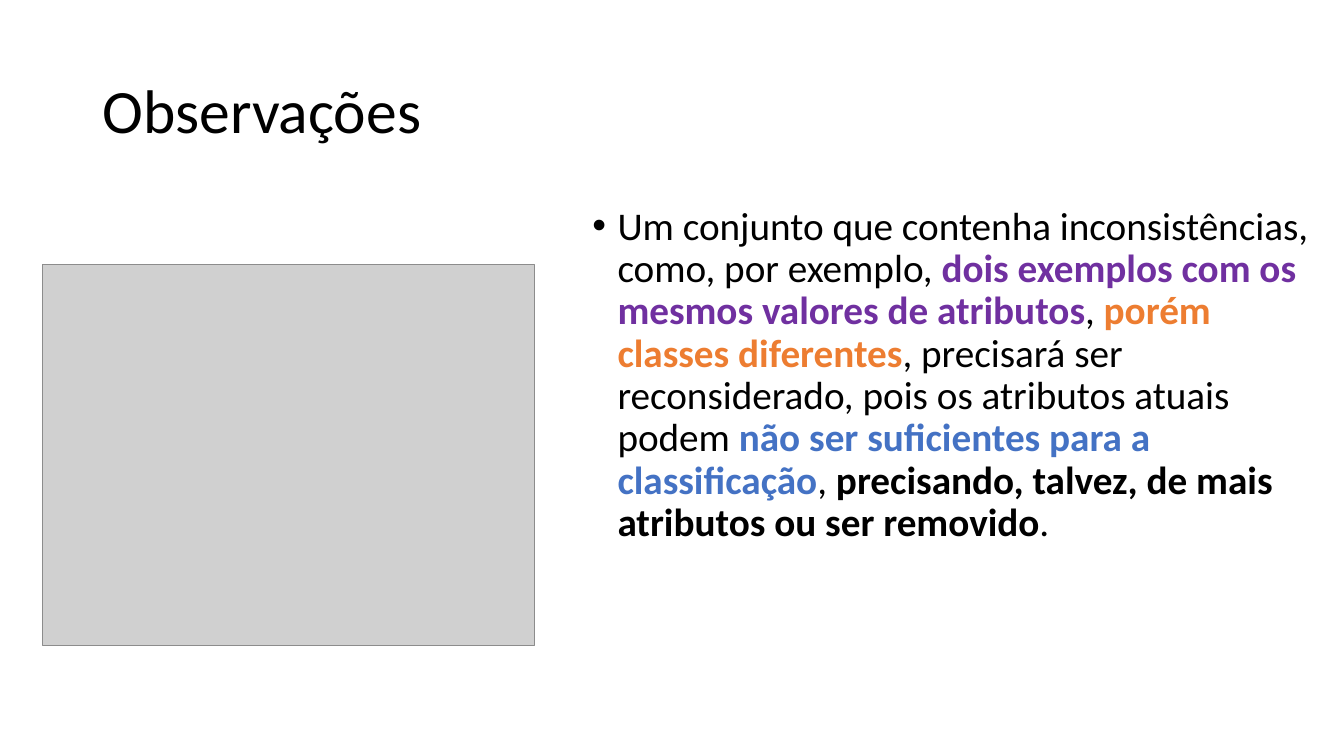
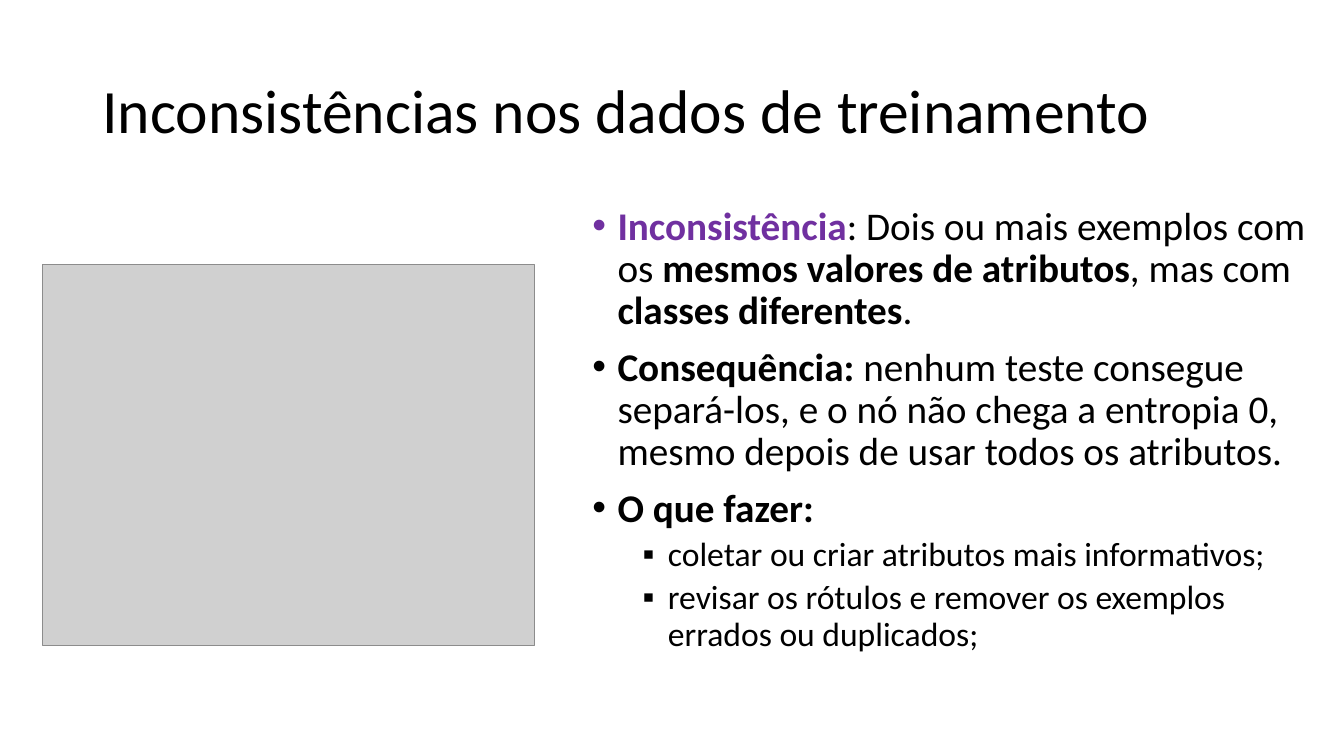
Before and after one commit to zz4fap/c24_inteligencia_artificial, a slide deck: slide 31 of slides/C24_Árvores_de_decisão.pptx (slide 43 before the commit). Drawn at 1344x756 pixels with LibreOffice and Linux fonts; fonts in the diff are those of the drawing; grey boxes stand for pictures. Boxes give left, top, right and bottom in pixels: in the first picture for what was removed or moved away, otherwise in the second. Text is boxed around its words. In the diff, an @@ line names an element or a change of style, - is before the commit and + after.

```diff
--- a/slides/C24_Árvores_de_decisão.pptx
+++ b/slides/C24_Árvores_de_decisão.pptx
@@ title at <box>102,90,1149,134</box>: text changed @@
-Observações
+Inconsistências nos dados de treinamento
@@ text at <box>618,212,1305,652</box>: text changed; bold off @@
-• Um conjunto que contenha inconsistências, como, por exemplo, dois exemplos com os mesmos valores de atributos, porém classes diferentes, precisará ser reconsiderado, pois os atributos atuais podem não ser suficientes para a classificação, precisando, talvez, de mais atributos ou ser removido.
+• Inconsistência: Dois ou mais exemplos com os mesmos valores de atributos, mas com classes diferentes.
+• Consequência: nenhum teste consegue separá-los, e o nó não chega a entropia 0, mesmo depois de usar todos os atributos.
+• O que fazer:
+  ▪ coletar ou criar atributos mais informativos;
+  ▪ revisar os rótulos e remover os exemplos errados ou duplicados;
```
Also in this commit, not shown: 15 other slides changed, 2 slides added, 11 slides removed.
